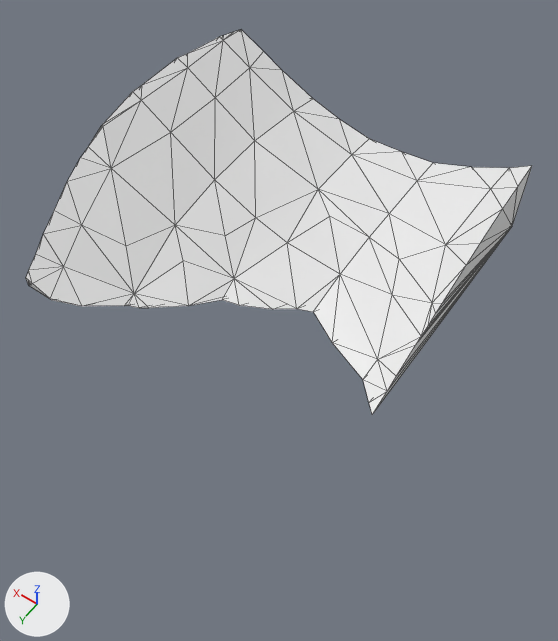
A saved change to the glTF model assets/terrain/surface_pieces/surf_21_4.glb.
Before and after are seen from a 50 mm lens placed at (-6.95, 93.71, -16.76), pointed at (-2.48, 87.46, -26.59). The lights are fixed; the arrows at lower left show +X, +Y and +Z. The picture after the commit comes second. Mesh edges are drawn as thin lines. Where no turn or scale is listed for an object, it has been applied to the vertices.

Objects in the first picture: 'geometry_0'.
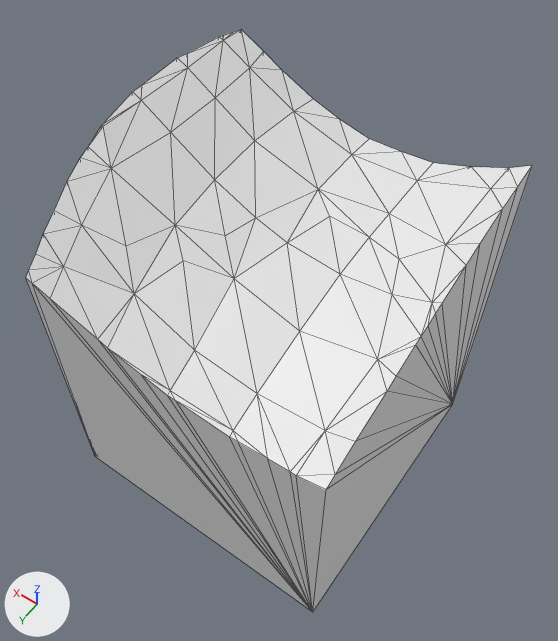
Patch to the scene script:
```diff
--- a/assets/terrain/surface_pieces/surf_21_4.glb.py
+++ b/assets/terrain/surface_pieces/surf_21_4.glb.py
@@ me_geometry_0 @@
 # used by ob_geometry_0; location = (0.0, 0.0, 0.0)
-me_geometry_0.from_pydata(...)  # 95 vertices, 186 faces; spans x -5.0..0.0, y 85.0..90.0, z -25.0..-23.26
+me_geometry_0.from_pydata(...)  # 99 vertices, 194 faces; spans x -5.0..0.0, y 85.0..90.0, z -30.0..-23.26
+# me_geometry_0 part 1
+# 17 vertices are removed from x -5.0..0.0, y 85.0..90.0, z -25.0
+# 83 faces are deleted
+# 2 vertices move from x -4.88..-2.06, y 88.88..88.98, z -25.0 to x -5.0..-2.44, y 89.37, z -25.29..-25.13
+# 21 vertices are added at x -5.0..0.0, y 85.0..90.0, z -30.0..-25.09
+# 91 new faces join them
```

Location of each change, (x1, y1, x2, y2) in pixels of the pictures (558 x 641 px; the box of a moved part takes in the faces that stretch with it):
'geometry_0', reshaped (51% taller)
    before: (26, 30, 532, 414)
    after: (26, 30, 532, 612)
part 1 of me_geometry_0, moved or reshaped
    before: (26, 126, 532, 414)
    after: (26, 167, 532, 612)
